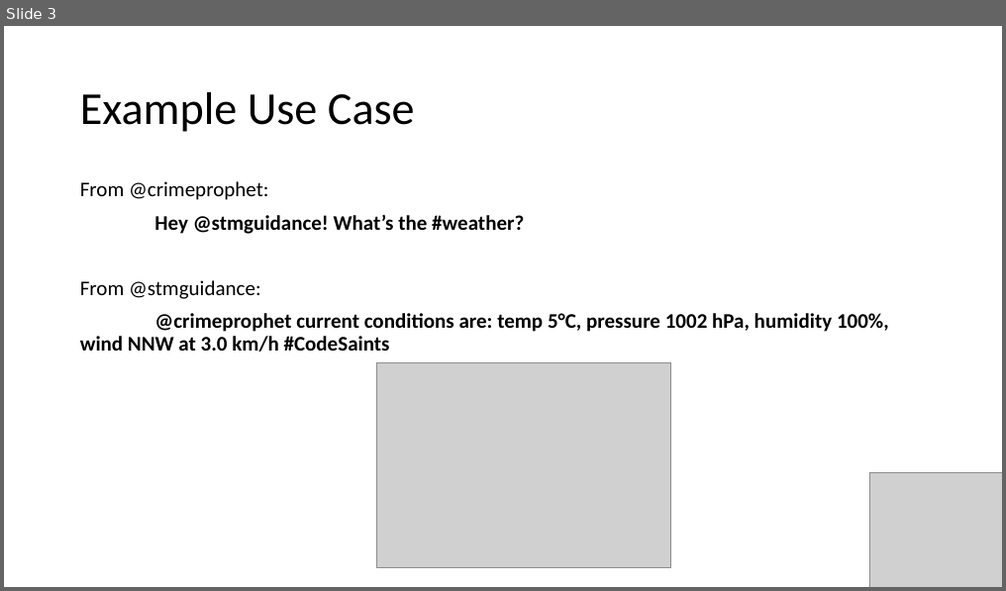
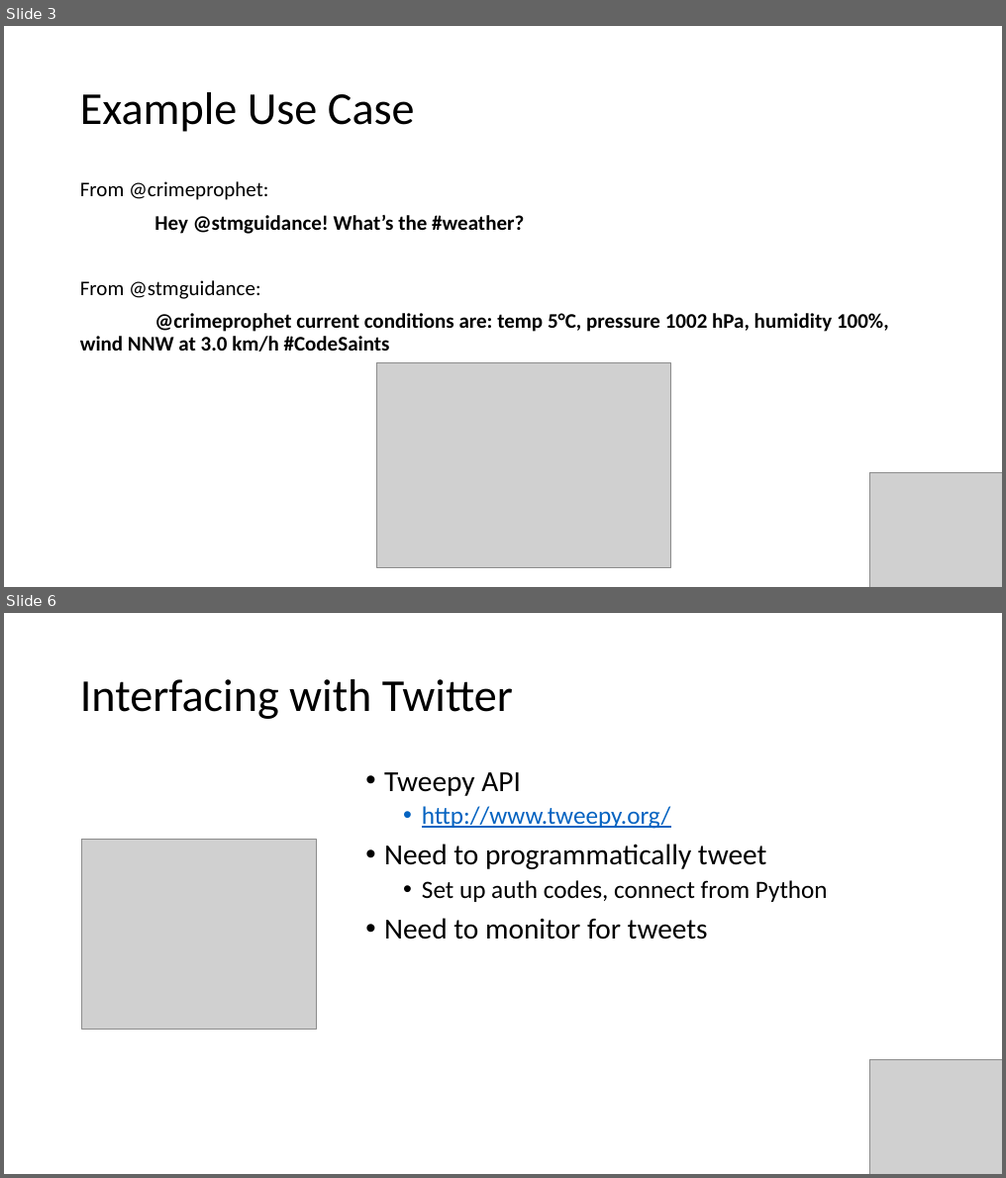
Before and after one commit to crimeprophet/CodeSaints, a slide deck: Weather Station.pptx. Shown one above the other, each under a label of ours: slide 3 before the commit, slides 3 and 6 after it; the slides between them are not shown. The pictures are 1006x591 and 1006x1178 pixels, drawn with LibreOffice and Linux fonts; fonts in the diff are those of the drawing; grey boxes stand for pictures. Boxes give left, top, right and bottom in pixels: in the first picture for what was removed or moved away, otherwise in the second. Text is boxed around its words. In the diff, an @@ line names an element or a change of style, - is before the commit and + after.

```diff
--- a/Weather Station.pptx
+++ b/Weather Station.pptx
@@ slide 6 added at [4,613,1002,1174], background #FFFFFF @@
@@ title added at [80,679,513,719], 44 pt, text #000000 @@
+Interfacing with Twitter
@@ text added at [384,772,828,940], 28 pt, text #000000 @@
+• Tweepy API
+  • http://www.tweepy.org/
+• Need to programmatically tweet
+  • Set up auth codes, connect from Python
+• Need to monitor for tweets
@@ picture added at [82,839,316,1029] @@
@@ picture added at [870,1059,1002,1174] @@
```
Also in this commit, not shown: 3 slides changed, 9 other slides added.
